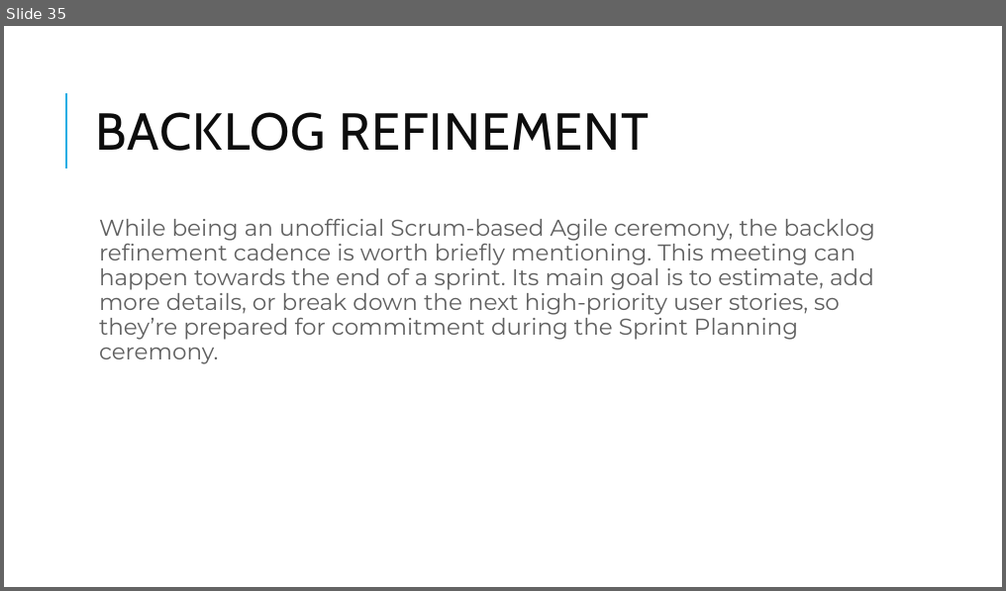
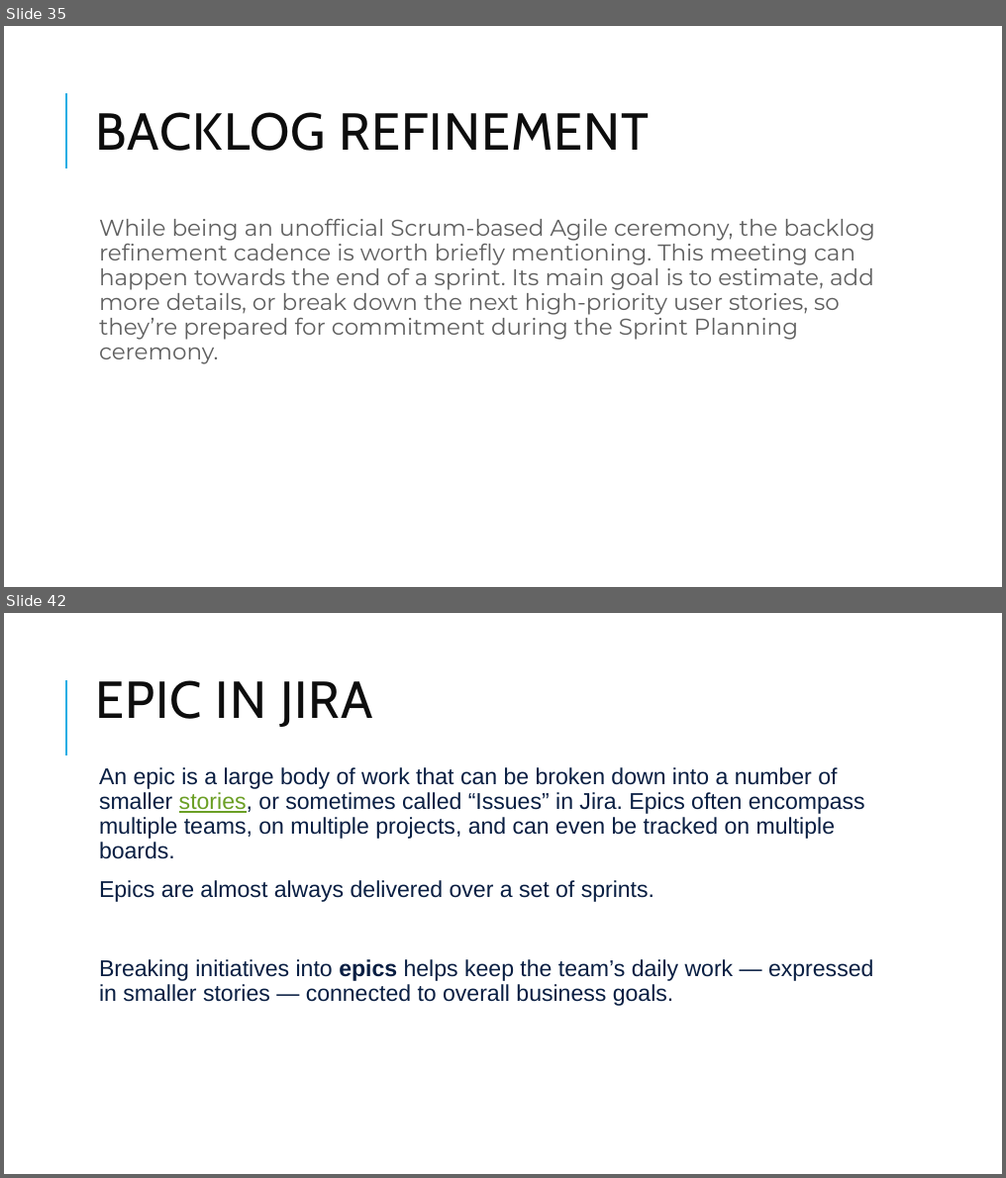
Before and after one commit to skandhwa/1stJulySimplelearn, a slide deck: Phase 1- Planning And Automation.pptx. Shown one above the other, each under a label of ours: slide 35 before the commit, slides 35 and 42 after it; the slides between them are not shown. The pictures are 1006x591 and 1006x1178 pixels, drawn with LibreOffice and Linux fonts; fonts in the diff are those of the drawing. Boxes give left, top, right and bottom in pixels: in the first picture for what was removed or moved away, otherwise in the second. Text is boxed around its words. In the diff, an @@ line names an element or a change of style, - is before the commit and + after.

```diff
--- a/Phase 1- Planning And Automation.pptx
+++ b/Phase 1- Planning And Automation.pptx
@@ slide 42 added at [4, 613, 1002, 1174], background #FFFFFF; not listed: 1 template element that a slide beside it also shows @@
@@ title added at [95, 680, 373, 727], 50 pt, text #0D0D0D @@
+EPIC IN JIRA
@@ text added at [99, 767, 873, 1006], 22 pt, text #091E42 @@
+  An epic is a large body of work that can be broken down into a number of smaller stories, or sometimes called “Issues” in Jira. Epics often encompass multiple teams, on multiple projects, and can even be tracked on multiple boards.
+  Epics are almost always delivered over a set of sprints.
+  Breaking initiatives into epics helps keep the team’s daily work — expressed in smaller stories — connected to overall business goals.
```
Also in this commit, not shown: 1 slide changed, 8 other slides added.
